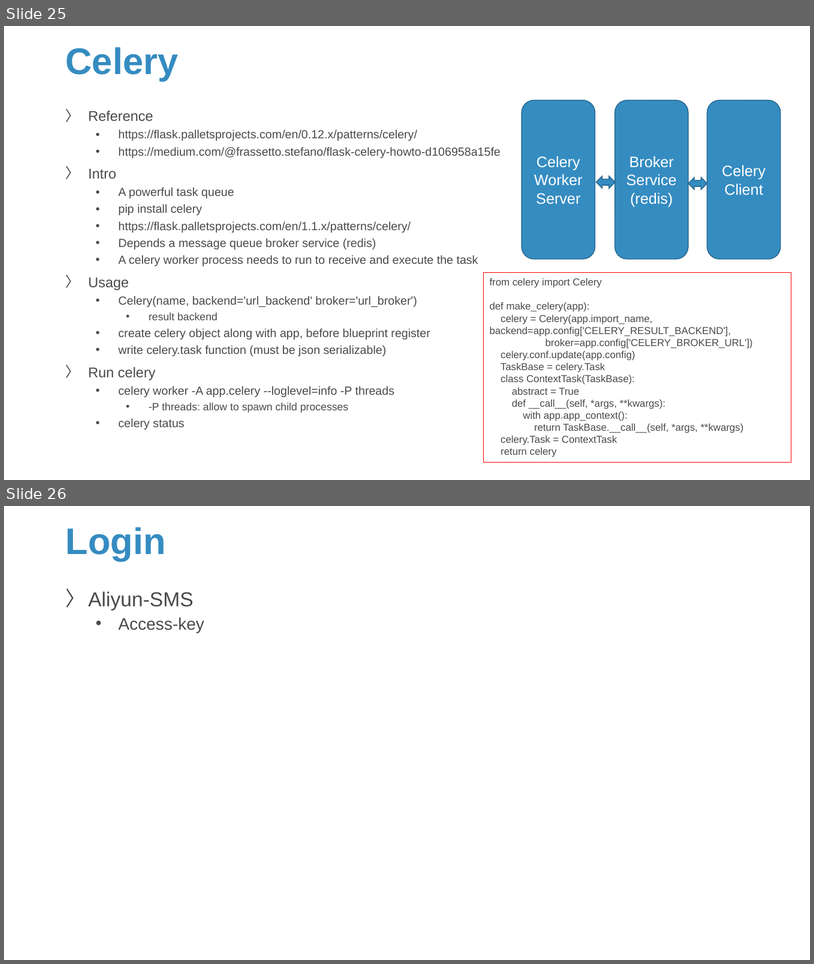
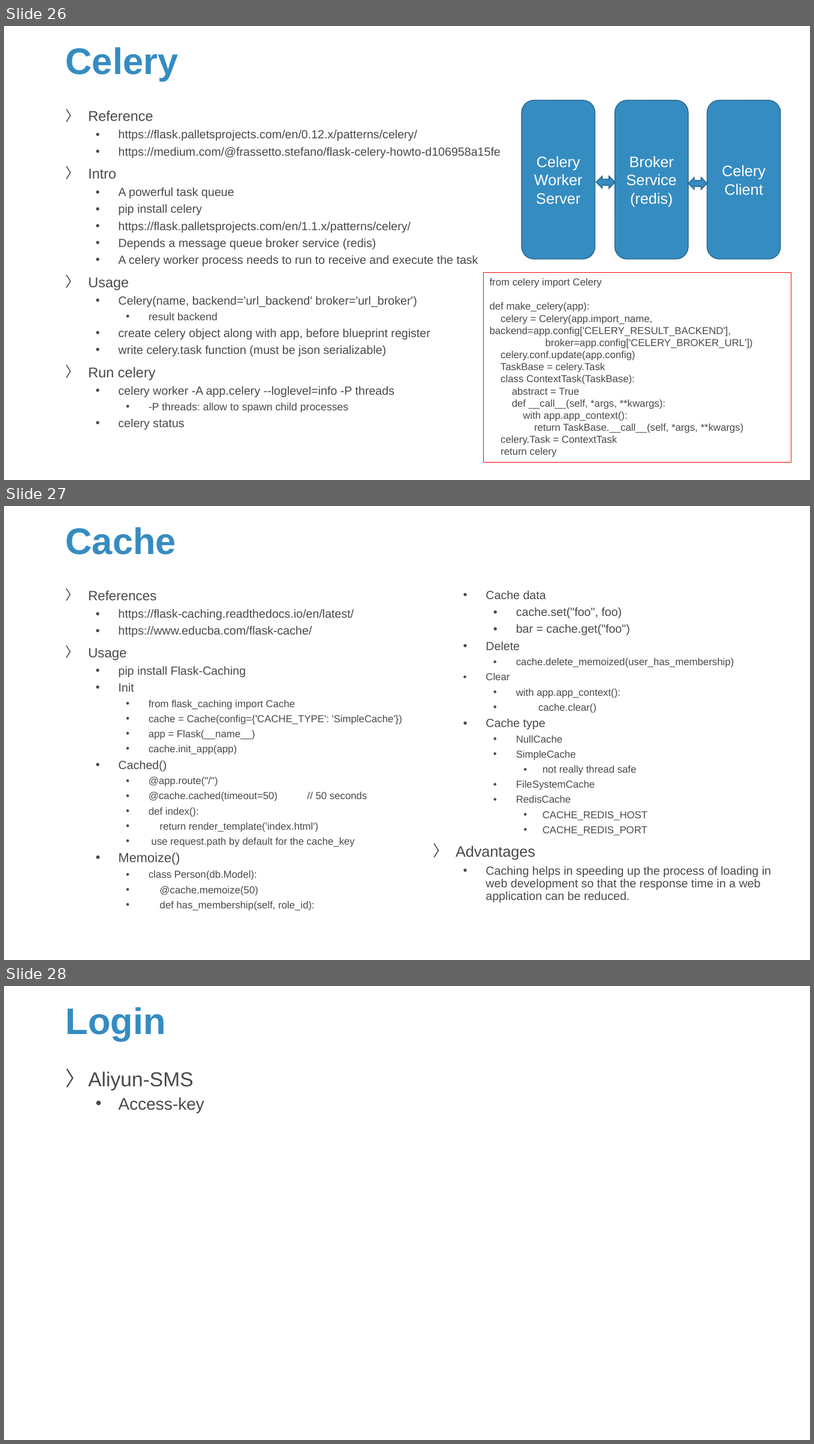
Before and after one commit to Sparks-Lu/TechNotes, a slide deck: Web/Flask-Notes.pptx. Shown one above the other, each under a label of ours: slides 25 and 26 before the commit, slides 26, 27 and 28 after it. The pictures are 814x964 and 814x1444 pixels, drawn with LibreOffice and Linux fonts; fonts in the diff are those of the drawing; background and template pictures are left out. Boxes give left, top, right and bottom in pixels: in the first picture for what was removed or moved away, otherwise in the second. Text is boxed around its words. In the diff, an @@ line names an element or a change of style, - is before the commit and + after.

```diff
--- a/Web/Flask-Notes.pptx
+++ b/Web/Flask-Notes.pptx
@@ slide 27 added at [4,506,810,960], background picture (left out) @@
@@ title added at [65,527,176,555], 44 pt, text #358CC1, bold @@
+Cache
@@ text added at [88,591,402,910], 12 pt, text #47494B @@
+〉 References
+  • https://flask-caching.readthedocs.io/en/latest/
+  • https://www.educba.com/flask-cache/
+〉 Usage
+  • pip install Flask-Caching
+  • Init
+    • from flask_caching import Cache
+    • cache = Cache(config={'CACHE_TYPE': 'SimpleCache'})
+    • app = Flask(__name__)
+    • cache.init_app(app)
+  • Cached()
+    • @app.route("/")
+    • @cache.cached(timeout=50) // 50 seconds
+    • def index():
+    • return render_template('index.html')
+    • use request.path by default for the cache_key
+  • Memoize()
+    • class Person(db.Model):
+    • @cache.memoize(50)
+    • def has_membership(self, role_id):
@@ text added at [456,590,771,889], 12 pt, text #47494B @@
+  • Cache data
+    • cache.set("foo", foo)
+    • bar = cache.get("foo")
+  • Delete
+    • cache.delete_memoized(user_has_membership)
+  • Clear
+    • with app.app_context():
+    • cache.clear()
+  • Cache type
+    • NullCache
+    • SimpleCache
+      • not really thread safe
+    • FileSystemCache
+    • RedisCache
+      • CACHE_REDIS_HOST
+      • CACHE_REDIS_PORT
+〉 Advantages
+  • Caching helps in speeding up the process of loading in web development so that the response time in a web application can be reduced.
@@ what was slide 25 is now slide 26 @@
@@ what was slide 26 is now slide 28 @@
```
Also in this commit, not shown: 1 slide changed, 2 other slides added, 5 other files.
